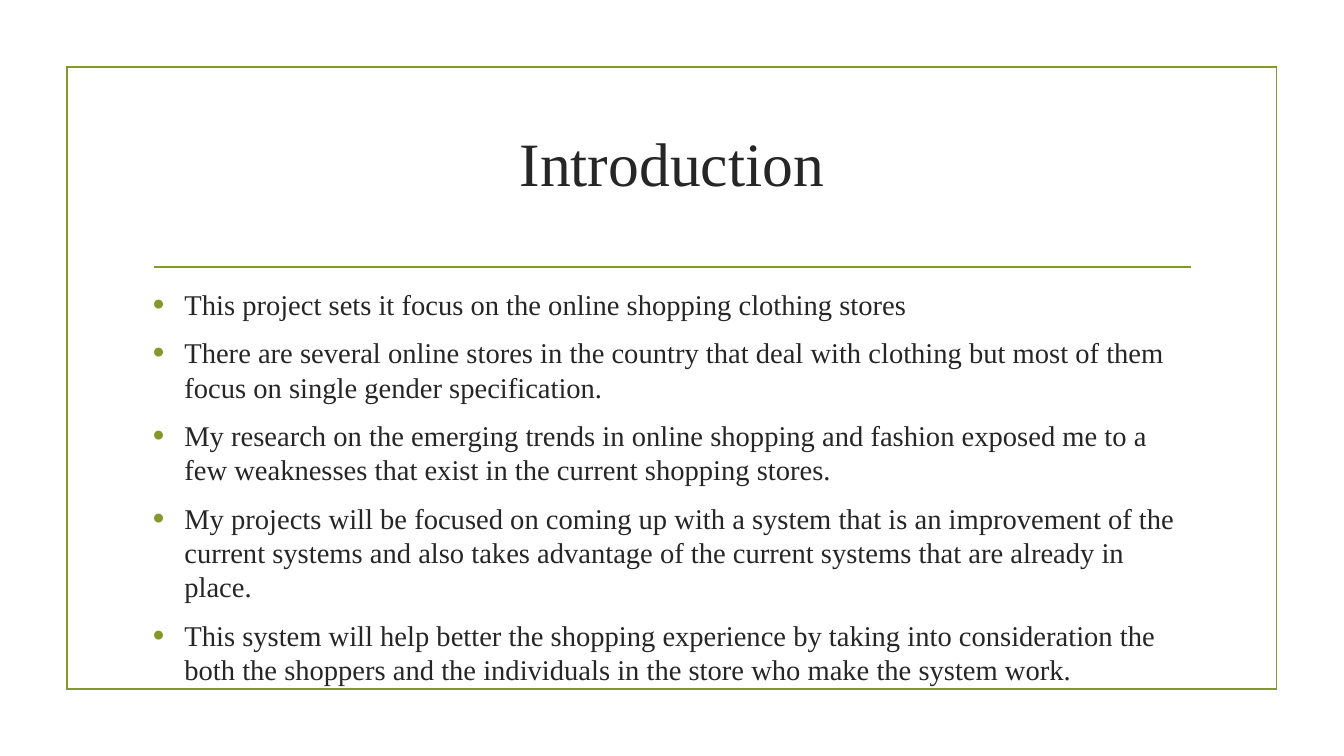
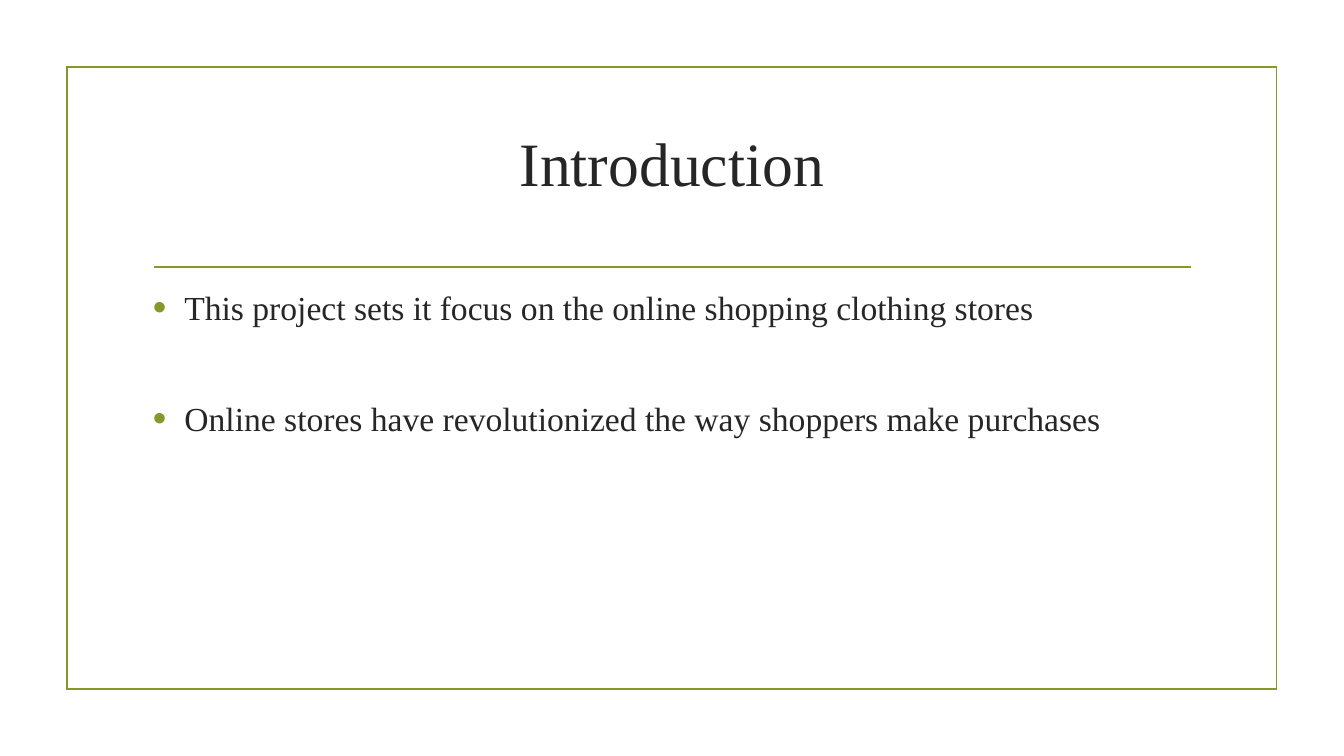
Before and after one commit to novak-jack15/IvyProject, a slide deck: slide 2 of report/ONLINE PEACE TAILORING SHOPPING STORE.pptx. Drawn at 1344x756 pixels with LibreOffice and Linux fonts; fonts in the diff are those of the drawing; background and template pictures are left out. Boxes give left, top, right and bottom in pixels: in the first picture for what was removed or moved away, otherwise in the second. Text is boxed around its words. In the diff, an @@ line names an element or a change of style, - is before the commit and + after.

```diff
--- a/report/ONLINE PEACE TAILORING SHOPPING STORE.pptx
+++ b/report/ONLINE PEACE TAILORING SHOPPING STORE.pptx
@@ text at [184, 296, 1033, 327]: size 20.4 to 24 pt in "This project sets it focus on the ..." @@
@@ text at [184, 407, 1100, 437]: text changed; size 20.4 to 24 pt @@
-• There are several online stores in the country that deal with clothing but most of them focus on single gender specification.
-• My research on the emerging trends in online shopping and fashion exposed me to a few weaknesses that exist in the current shopping stores.
-• My projects will be focused on coming up with a system that is an improvement of the current systems and also takes advantage of the current systems that are already in place.
-• This system will help better the shopping experience by taking into consideration the both the shoppers and the individuals in the store who make the system work.
+• Online stores have revolutionized the way shoppers make purchases
```
Also in this commit, not shown: 8 other files.
